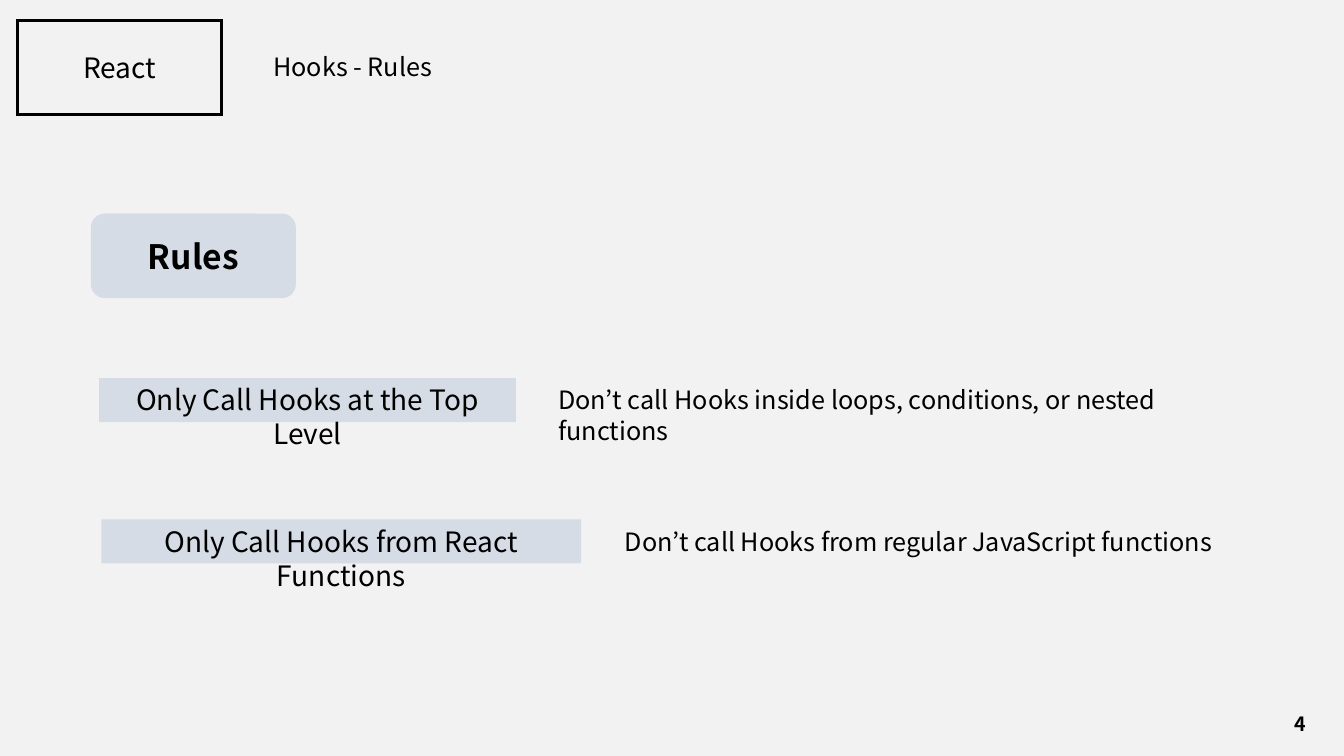
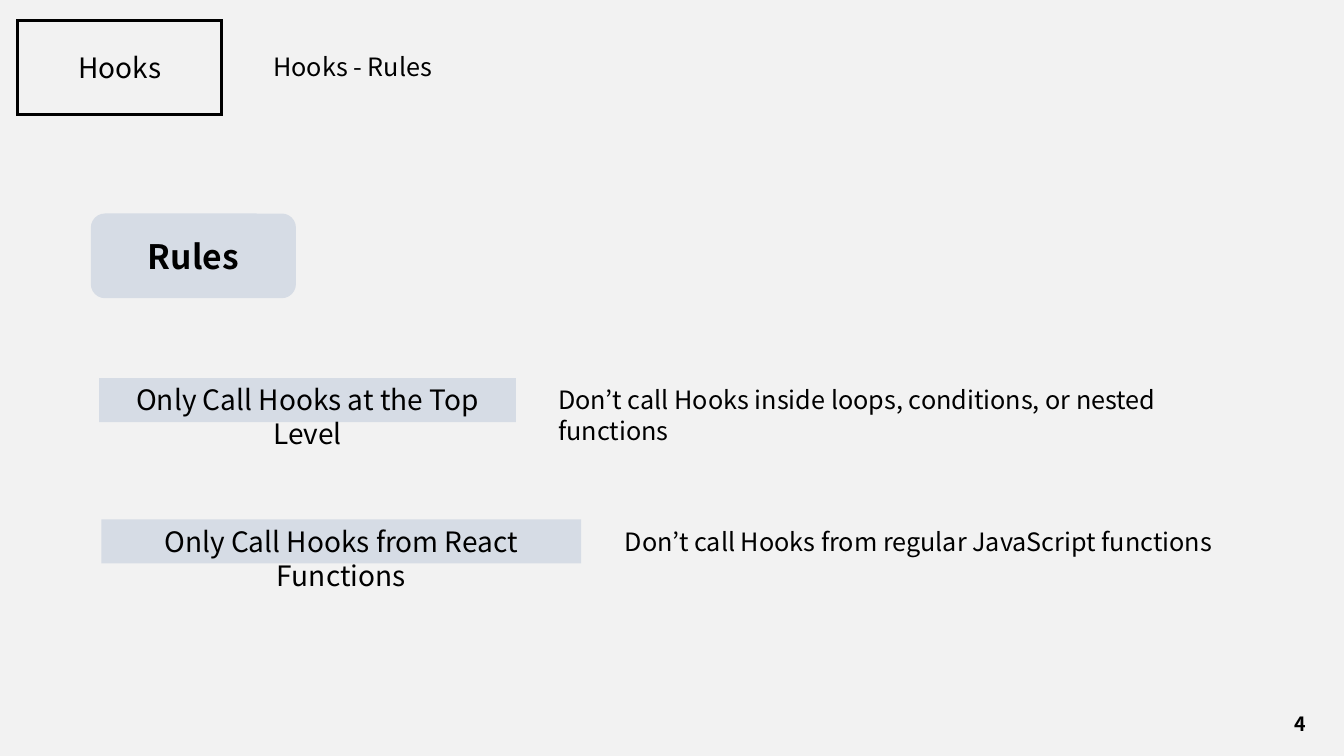
Before and after one commit to J3SUNG/Seminar, a slide deck: slide 4 of 210228_React_Hooks.pptx. Drawn at 1344x756 pixels with LibreOffice and Linux fonts; fonts in the diff are those of the drawing. Boxes give left, top, right and bottom in pixels: in the first picture for what was removed or moved away, otherwise in the second. Text is boxed around its words. In the diff, an @@ line names an element or a change of style, - is before the commit and + after.

Commit message:
21-02-28-03

```diff
--- a/210228_React_Hooks.pptx
+++ b/210228_React_Hooks.pptx
@@ text at box(78, 55, 161, 79): text changed @@
-React
+Hooks
```
Also in this commit, not shown: 24 other slides changed.
